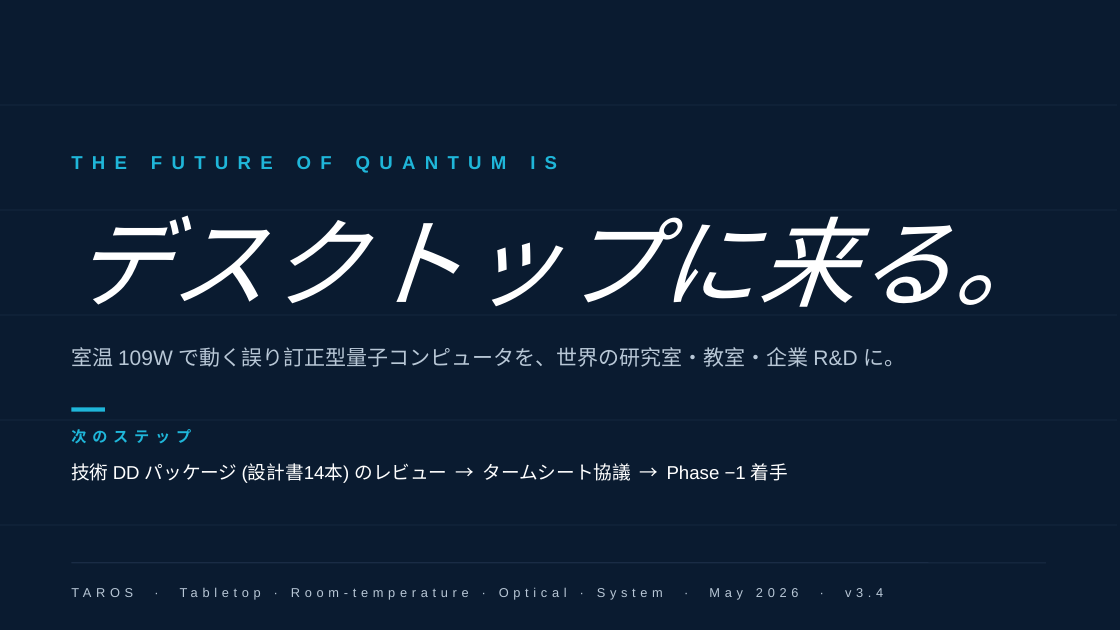
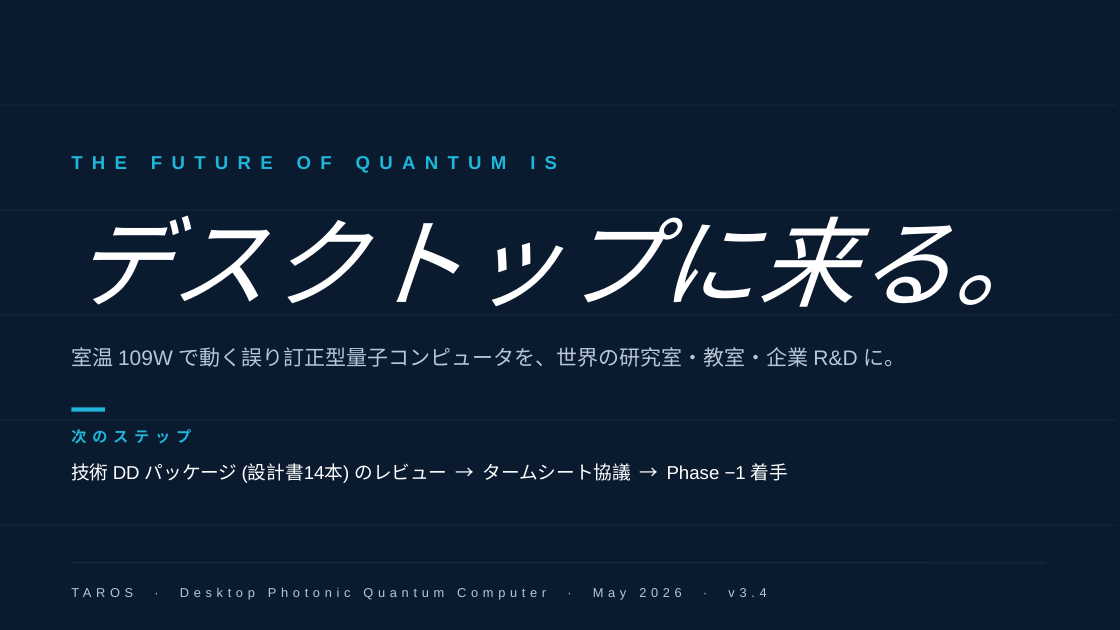
Before and after one commit to TomohiroTani28/Taros, a slide deck: slide 14 of assets/TAROS_Investor_Pitch_Revised.pptx. Drawn at 1120x630 pixels with LibreOffice and Linux fonts; fonts in the diff are those of the drawing. Boxes give left, top, right and bottom in pixels: in the first picture for what was removed or moved away, otherwise in the second. Text is boxed around its words. In the diff, an @@ line names an element or a change of style, - is before the commit and + after.

```diff
--- a/assets/TAROS_Investor_Pitch_Revised.pptx
+++ b/assets/TAROS_Investor_Pitch_Revised.pptx
@@ text at [71,587,766,600]: text changed @@
-TAROS · Tabletop · Room-temperature · Optical · System · May 2026 · v3.4
+TAROS · Desktop Photonic Quantum Computer · May 2026 · v3.4
```
Also in this commit, not shown: 1 other slide changed, 1 other file.
